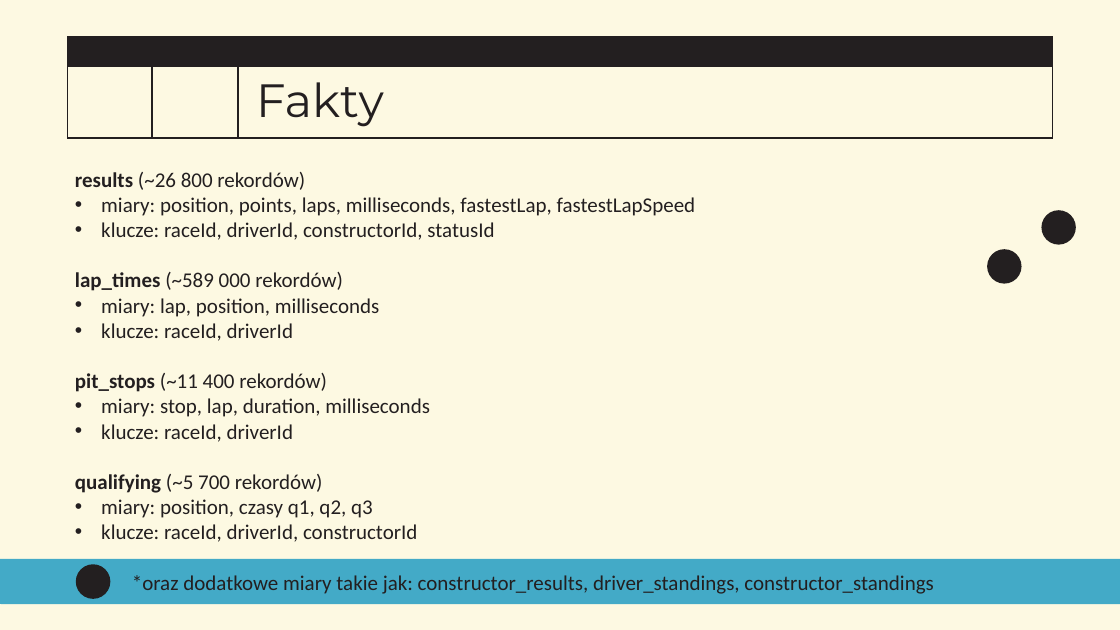
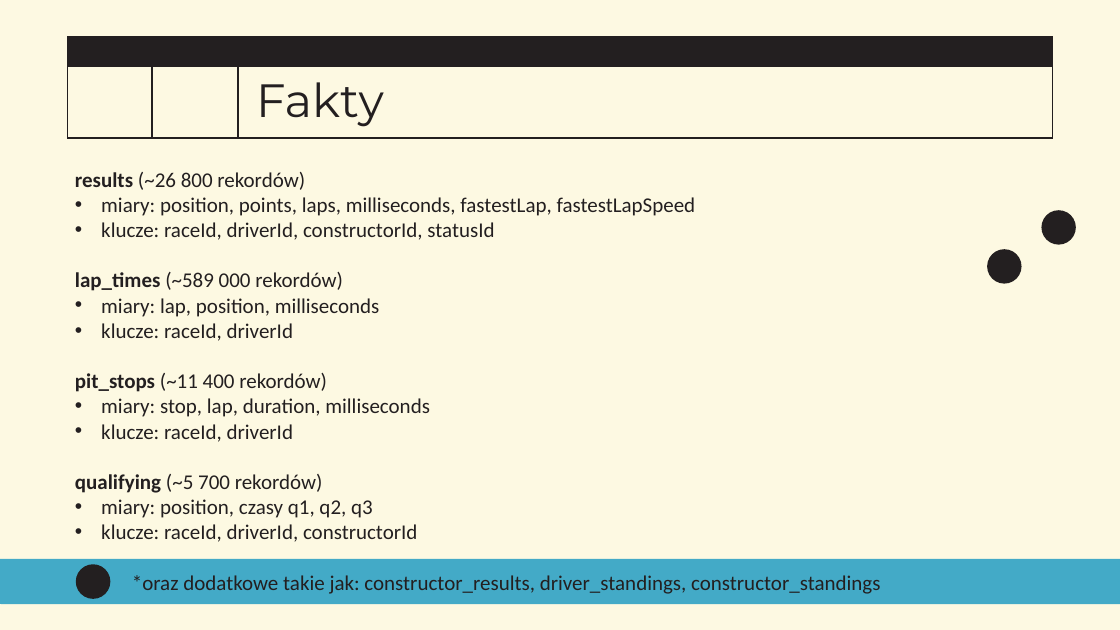
Before and after one commit to zawodev/PWR, a slide deck: slide 4 of sem6/HURT/lab7-dane/stepaniuk-hurtownie-propozycja.pptx. Drawn at 1120x630 pixels with LibreOffice and Linux fonts; fonts in the diff are those of the drawing; background and template pictures are left out. Boxes give left, top, right and bottom in pixels: in the first picture for what was removed or moved away, otherwise in the second. Text is boxed around its words. In the diff, an @@ line names an element or a change of style, - is before the commit and + after.

```diff
--- a/sem6/HURT/lab7-dane/stepaniuk-hurtownie-propozycja.pptx
+++ b/sem6/HURT/lab7-dane/stepaniuk-hurtownie-propozycja.pptx
@@ text at (132,575,880,594): text changed @@
-*oraz dodatkowe miary takie jak: constructor_results, driver_standings, constructor_standings
+*oraz dodatkowe takie jak: constructor_results, driver_standings, constructor_standings
```
Also in this commit, not shown: 1 other slide changed, 11 other files.
